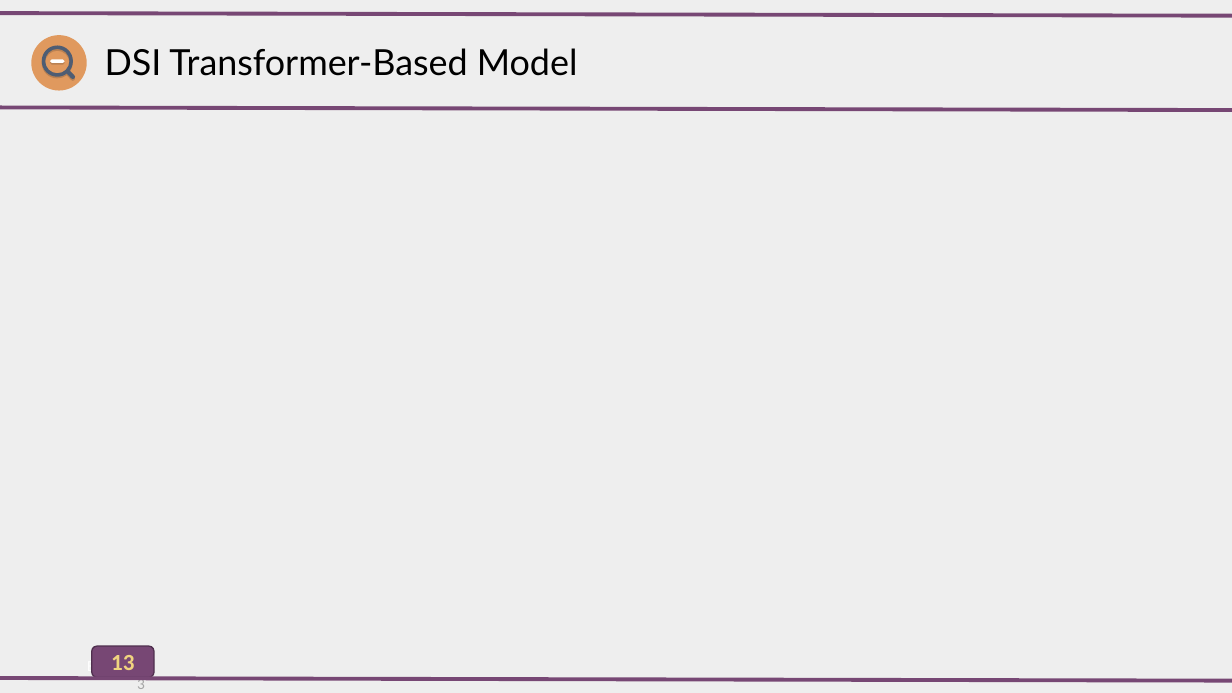
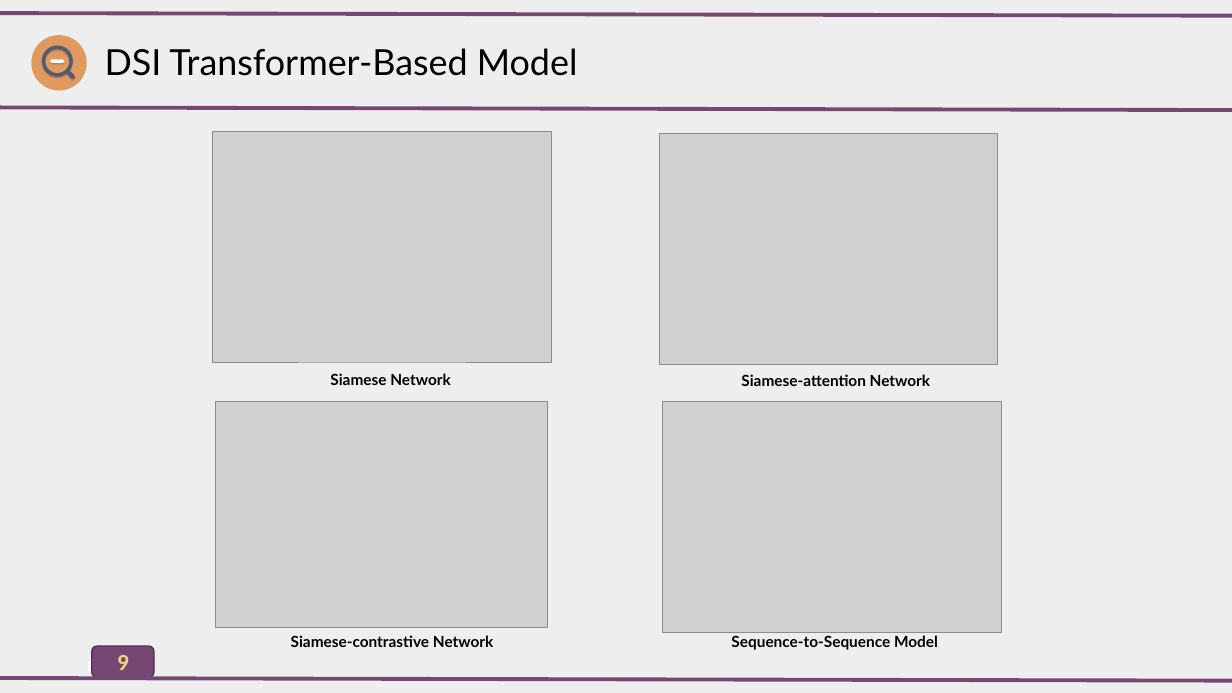
Before and after one commit to AlirezaAccelerates/IR_DSI_project, a slide deck: slide 9 of D/[P] Information Retrieval Project.pptx (slide 13 before the commit). Drawn at 1232x693 pixels with LibreOffice and Linux fonts; fonts in the diff are those of the drawing; grey boxes stand for pictures. Boxes give left, top, right and bottom in pixels: in the first picture for what was removed or moved away, otherwise in the second. Text is boxed around its words. In the diff, an @@ line names an element or a change of style, - is before the commit and + after.

```diff
--- a/D/[P] Information Retrieval Project.pptx
+++ b/D/[P] Information Retrieval Project.pptx
@@ picture added at box(213, 131, 552, 362) @@
@@ picture added at box(660, 134, 998, 365) @@
@@ text added at box(330, 373, 450, 385), 12 pt, text #000000, bold @@
+Siamese Network
@@ text added at box(741, 374, 930, 386), 12 pt, text #000000, bold @@
+Siamese-attention Network
@@ picture added at box(215, 401, 548, 628) @@
@@ picture added at box(663, 401, 1001, 632) @@
@@ page number removed at box(111, 655, 134, 670) @@
-13
@@ text in rounded rectangle at box(117, 655, 129, 670): text changed @@
-13
+9
@@ text added at box(291, 635, 493, 647), 12 pt, text #000000, bold @@
+Siamese-contrastive Network
@@ text added at box(731, 635, 938, 650), 12 pt, text #000000, bold @@
+Sequence-to-Sequence Model
```
Also in this commit, not shown: 9 other slides changed, 1 slide added, 7 slides removed, 1 other file.
